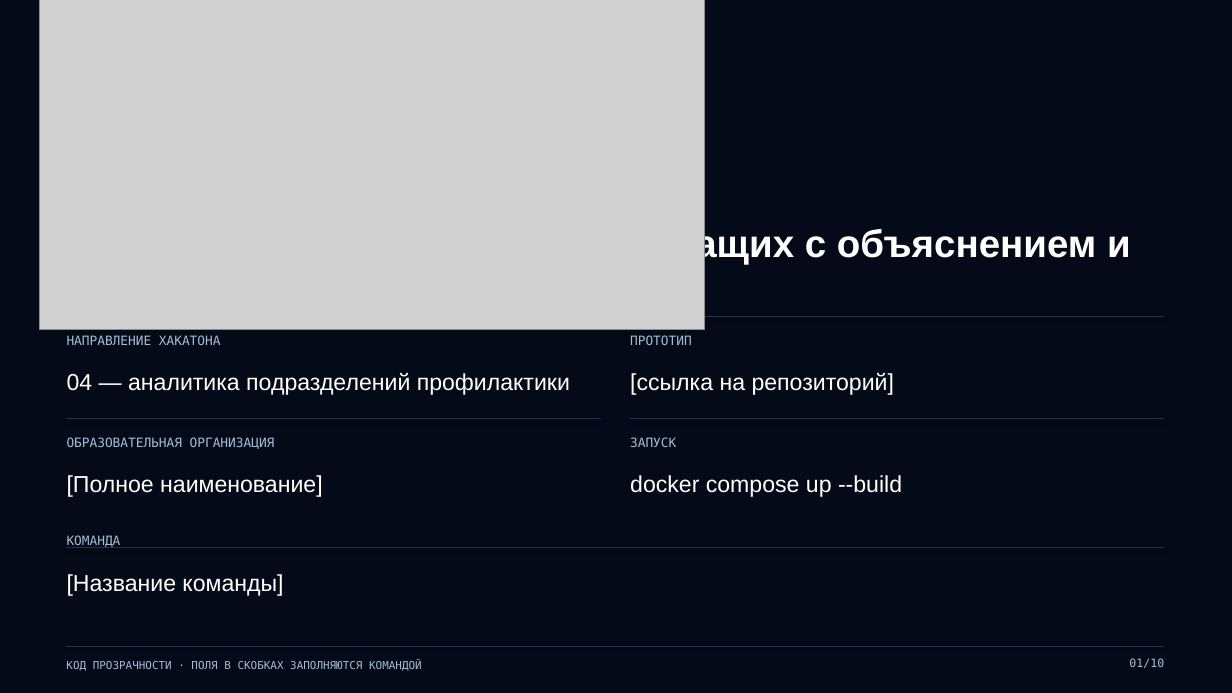
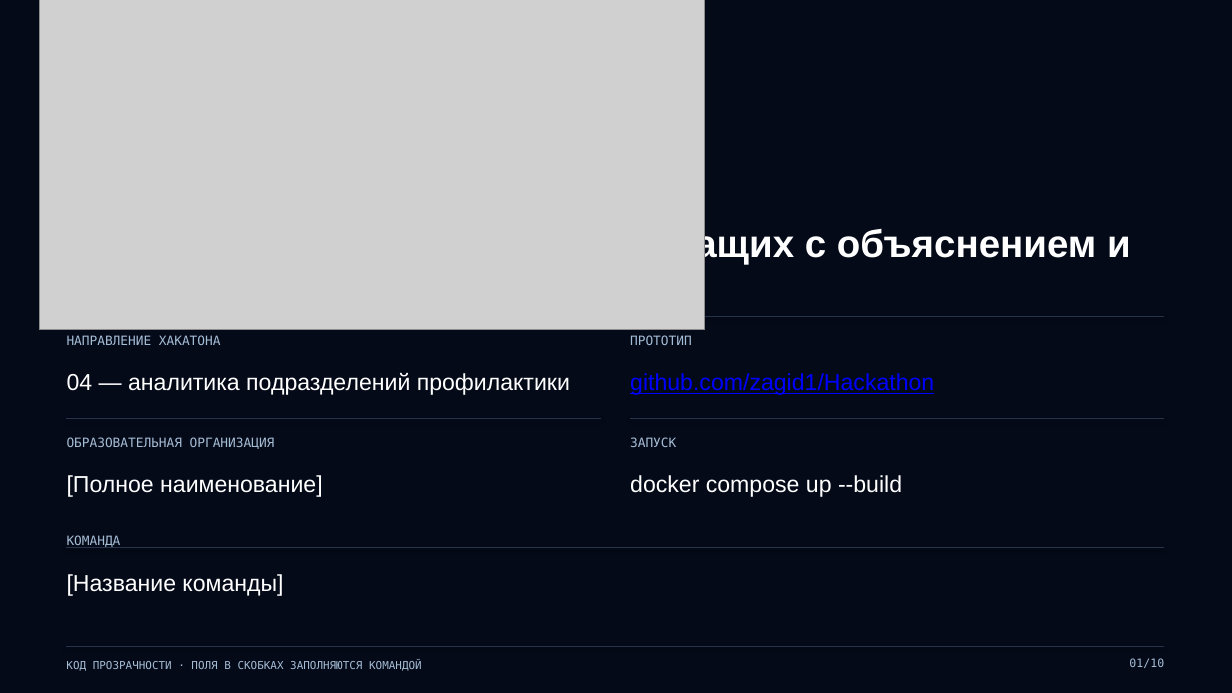
Before and after one commit to zagid1/Hackathon, a slide deck: slide 1 of docs/passport/passport.pptx. Drawn at 1232x693 pixels with LibreOffice and Linux fonts; fonts in the diff are those of the drawing; grey boxes stand for pictures; background and template pictures are left out. Boxes give left, top, right and bottom in pixels: in the first picture for what was removed or moved away, otherwise in the second. Text is boxed around its words. In the diff, an @@ line names an element or a change of style, - is before the commit and + after.

```diff
--- a/docs/passport/passport.pptx
+++ b/docs/passport/passport.pptx
@@ text at [630,373,934,395]: text changed; text colour #FFFFFF to #0000FF @@
-[ссылка на репозиторий]
+github.com/zagid1/Hackathon
```
Also in this commit, not shown: 1 other slide changed, 2 other files.
